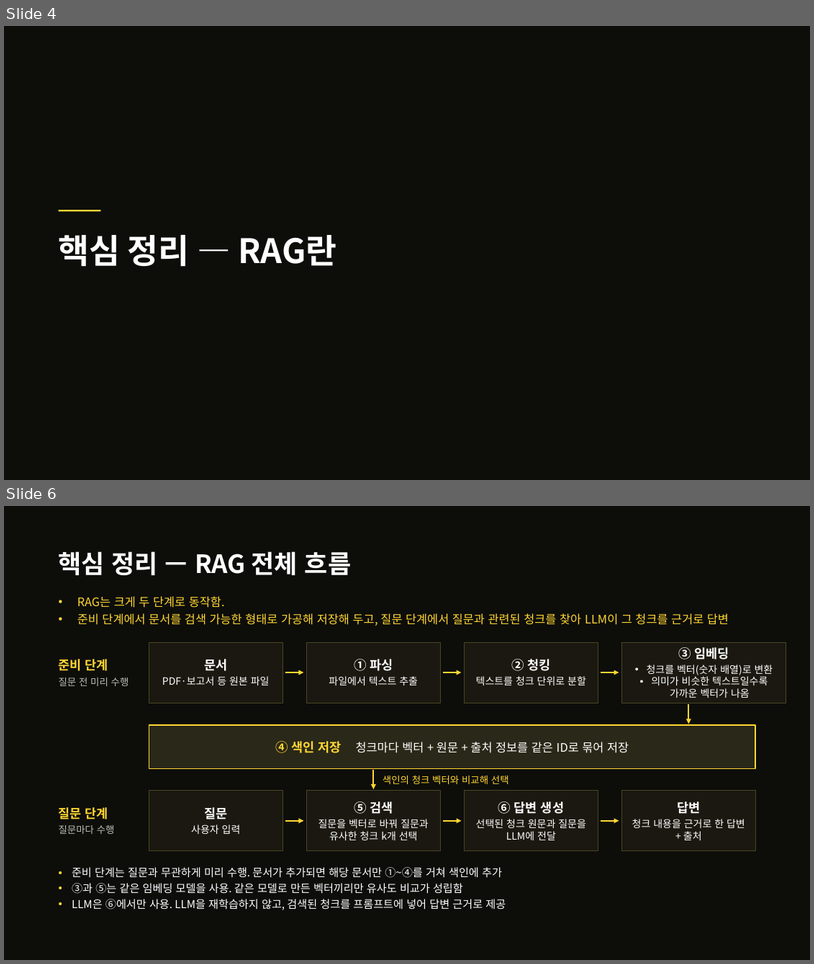
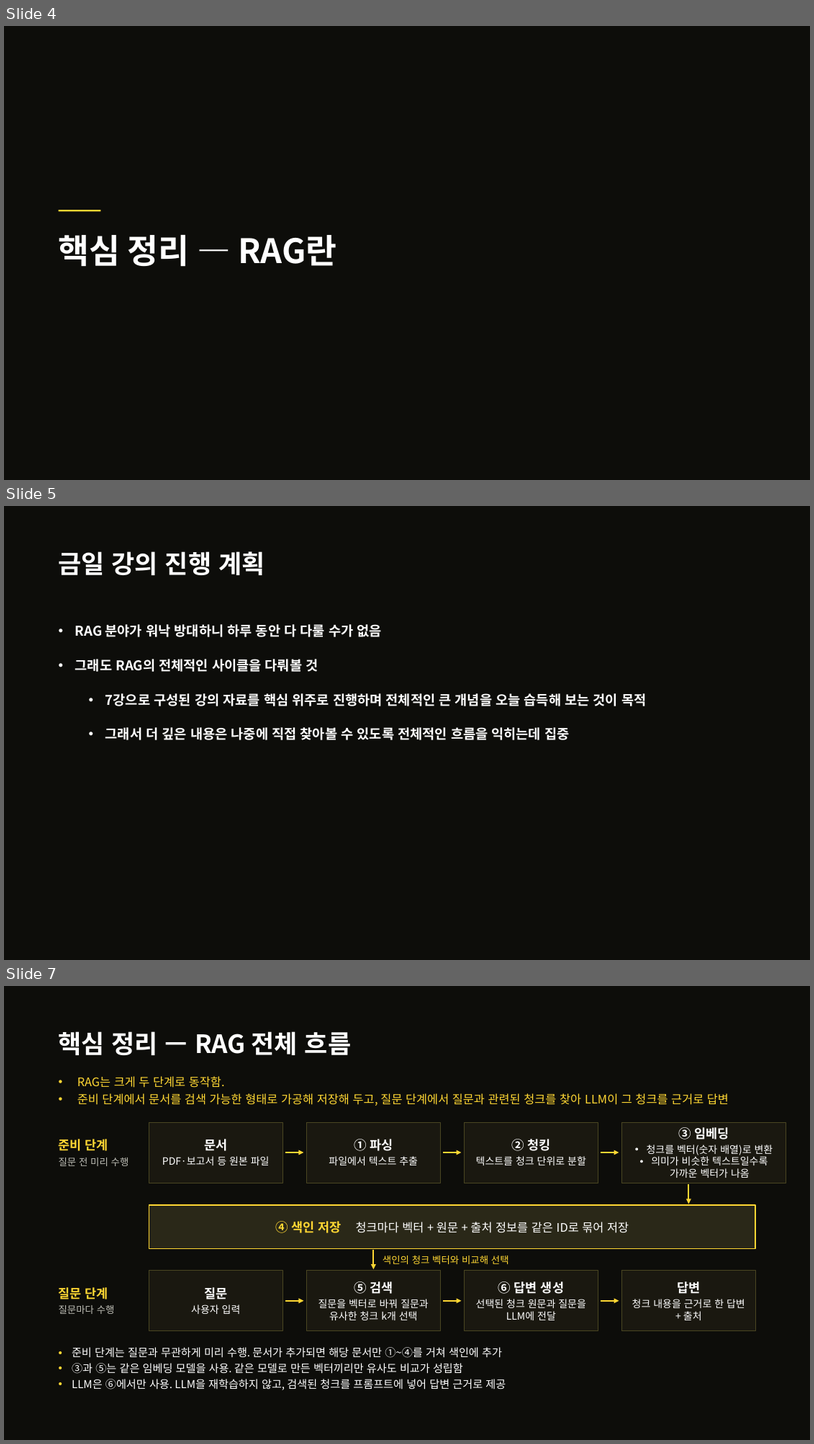
Before and after one commit to thinkinghs/lecture_9_21, a slide deck: 1강_2026_RAG기술현황.pptx. Shown one above the other, each under a label of ours: slides 4 and 6 before the commit, slides 4, 5 and 7 after it; the slides between them are not shown. The pictures are 814x964 and 814x1444 pixels, drawn with LibreOffice and Linux fonts; fonts in the diff are those of the drawing. Boxes give left, top, right and bottom in pixels: in the first picture for what was removed or moved away, otherwise in the second. Text is boxed around its words. In the diff, an @@ line names an element or a change of style, - is before the commit and + after.

```diff
--- a/1강_2026_RAG기술현황.pptx
+++ b/1강_2026_RAG기술현황.pptx
@@ slide 5 added at box(4, 506, 810, 960), background #0D0D0A @@
@@ text added at box(59, 551, 265, 575), 30 pt, text #FFFFFF, bold @@
+금일 강의 진행 계획
@@ text added at box(75, 624, 646, 740), 16 pt, text #FFFFFF, bold @@
+• RAG 분야가 워낙 방대하니 하루 동안 다 다룰 수가 없음
+• 그래도 RAG의 전체적인 사이클을 다뤄볼 것
+  • 7강으로 구성된 강의 자료를 핵심 위주로 진행하며 전체적인 큰 개념을 오늘 습득해 보는 것이 목적
+  • 그래서 더 깊은 내용은 나중에 직접 찾아볼 수 있도록 전체적인 흐름을 익히는데 집중
@@ what was slide 6 is now slide 7 @@
```
Also in this commit, not shown: 1 slide changed.
